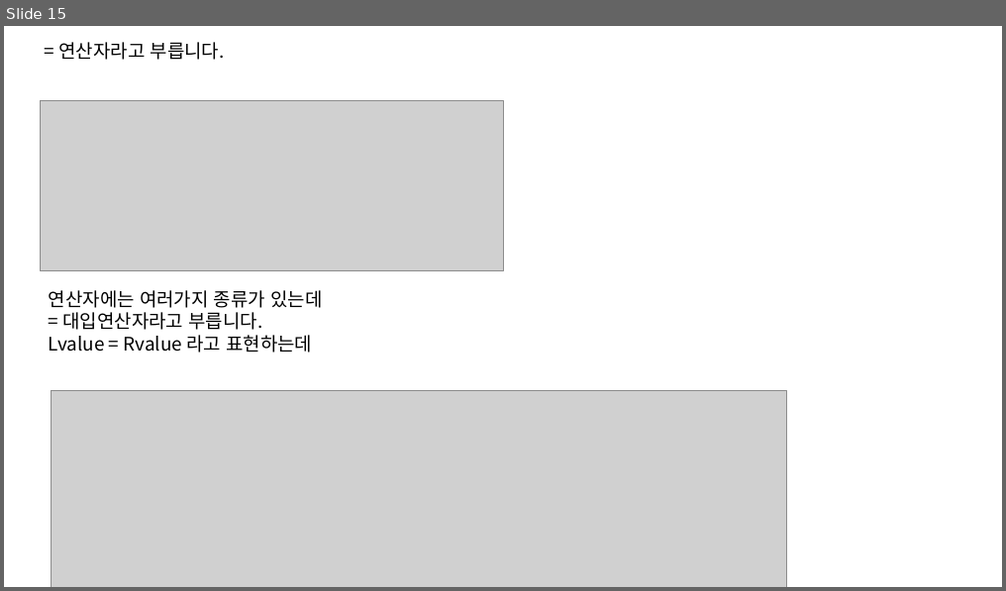
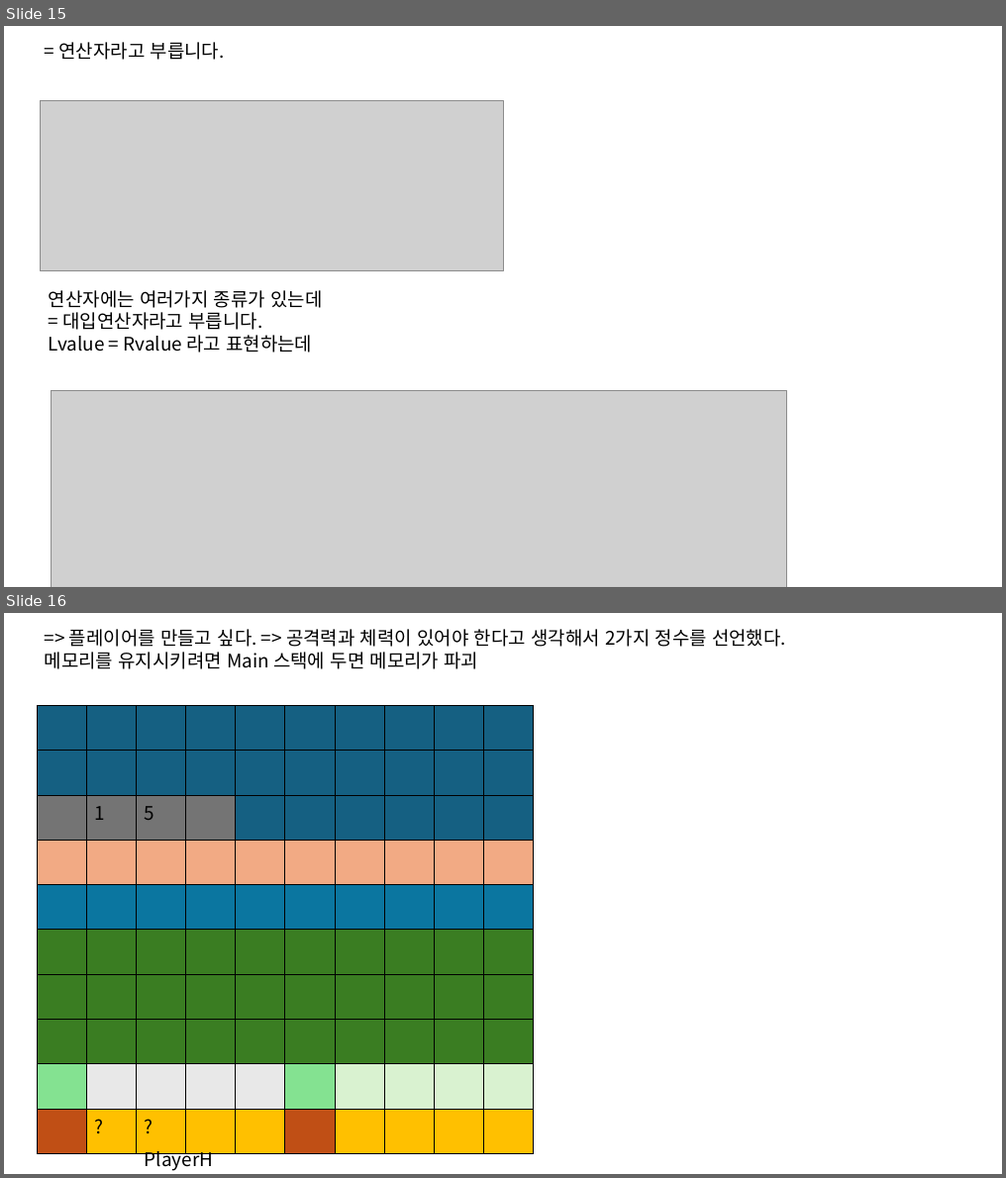
Before and after one commit to JaeSuGang/AssortRockAssignment, a slide deck: DOC/240911_메모리기초.pptx. Shown one above the other, each under a label of ours: slide 15 before the commit, slides 15 and 16 after it. The pictures are 1006x591 and 1006x1178 pixels, drawn with LibreOffice and Linux fonts; fonts in the diff are those of the drawing; grey boxes stand for pictures. Boxes give left, top, right and bottom in pixels: in the first picture for what was removed or moved away, otherwise in the second. Text is boxed around its words. In the diff, an @@ line names an element or a change of style, - is before the commit and + after.

Commit message:
조해근 : 연산자, 함수 추가, 메모리 기초, 업데이트

```diff
--- a/DOC/240911_메모리기초.pptx
+++ b/DOC/240911_메모리기초.pptx
@@ slide 16 added at bbox=[4, 613, 1002, 1174], background #FFFFFF @@
@@ text added at bbox=[45, 629, 786, 669], 18 pt, text #000000 @@
+=> 플레이어를 만들고 싶다. => 공격력과 체력이 있어야 한다고 생각해서 2가지 정수를 선언했다.
+메모리를 유지시키려면 Main 스택에 두면 메모리가 파괴
@@ table added at bbox=[37, 705, 531, 1154], 10 rows, 10 columns @@
+ |  |  |  |  |  |  |  |  | 
+ |  |  |  |  |  |  |  |  | 
+ | 1 | 5 |  |  |  |  |  |  | 
+ |  |  |  |  |  |  |  |  | 
+ |  |  |  |  |  |  |  |  | 
+ |  |  |  |  |  |  |  |  | 
+ |  |  |  |  |  |  |  |  | 
+ |  |  |  |  |  |  |  |  | 
+ |  |  |  |  |  |  |  |  | 
+ | ? | ? |  |  |  |  |  |  | 
@@ text added at bbox=[138, 1145, 228, 1174], 18 pt, text #000000 @@
+PlayerHP
```
Also in this commit, not shown: 1 other slide added, 1 slide removed, 6 other files.
